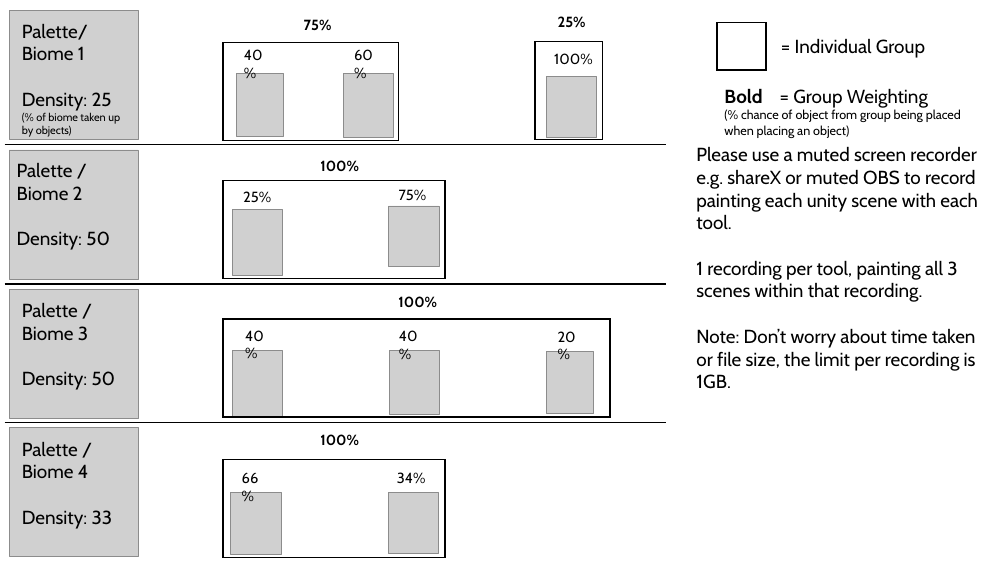
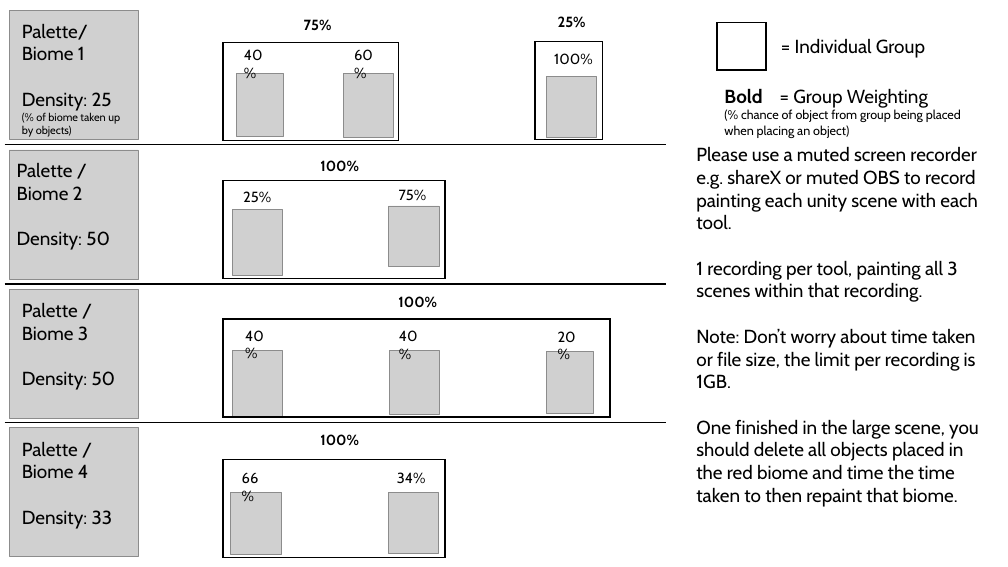
Before and after one commit to D761454/Tools-Development, a slide deck: slide 1 of PaletteInstructions.pptx. Drawn at 1008x567 pixels with LibreOffice and Linux fonts; fonts in the diff are those of the drawing; grey boxes stand for pictures. Boxes give left, top, right and bottom in pixels: in the first picture for what was removed or moved away, otherwise in the second. Text is boxed around its words. In the diff, an @@ line names an element or a change of style, - is before the commit and + after.

```diff
--- a/PaletteInstructions.pptx
+++ b/PaletteInstructions.pptx
@@ text at [696,419,979,507]: paragraph added @@
+One finished in the large scene, you should delete all objects placed in the red biome and time the time taken to then repaint that biome.
```
Also in this commit, not shown: 1 other file.
